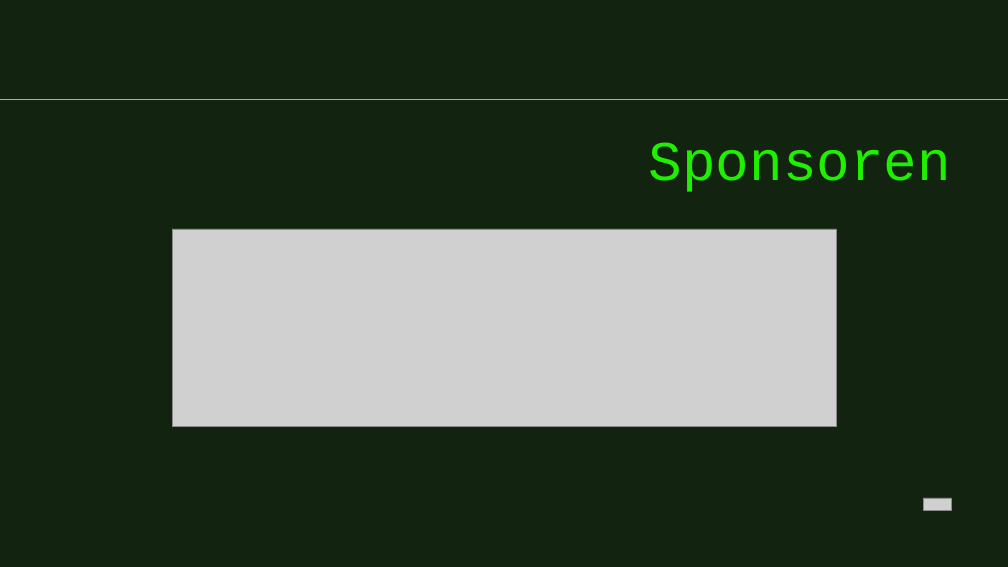
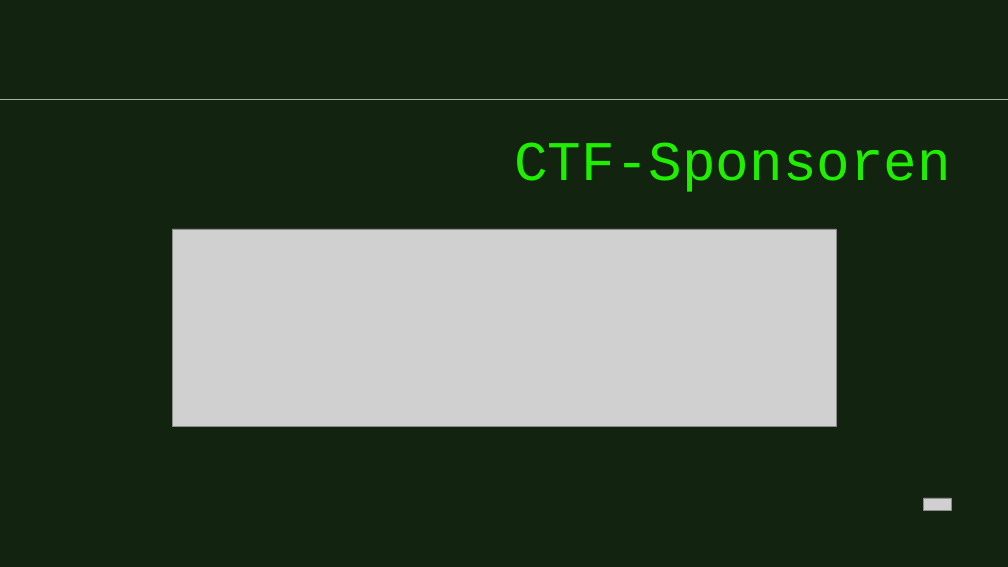
Before and after one commit to 0xFFD700/Neuland-CTF-2022, a slide deck: slide 7 of Papierkram/Neuland_CTF.pptx. Drawn at 1008x567 pixels with LibreOffice and Linux fonts; fonts in the diff are those of the drawing; grey boxes stand for pictures. Boxes give left, top, right and bottom in pixels: in the first picture for what was removed or moved away, otherwise in the second. Text is boxed around its words. In the diff, an @@ line names an element or a change of style, - is before the commit and + after.

```diff
--- a/Papierkram/Neuland_CTF.pptx
+++ b/Papierkram/Neuland_CTF.pptx
@@ text at (514,142,951,192): text changed @@
-Sponsoren
+CTF-Sponsoren
```
Also in this commit, not shown: 5 other slides changed, 1 slide added, 1 other file.
